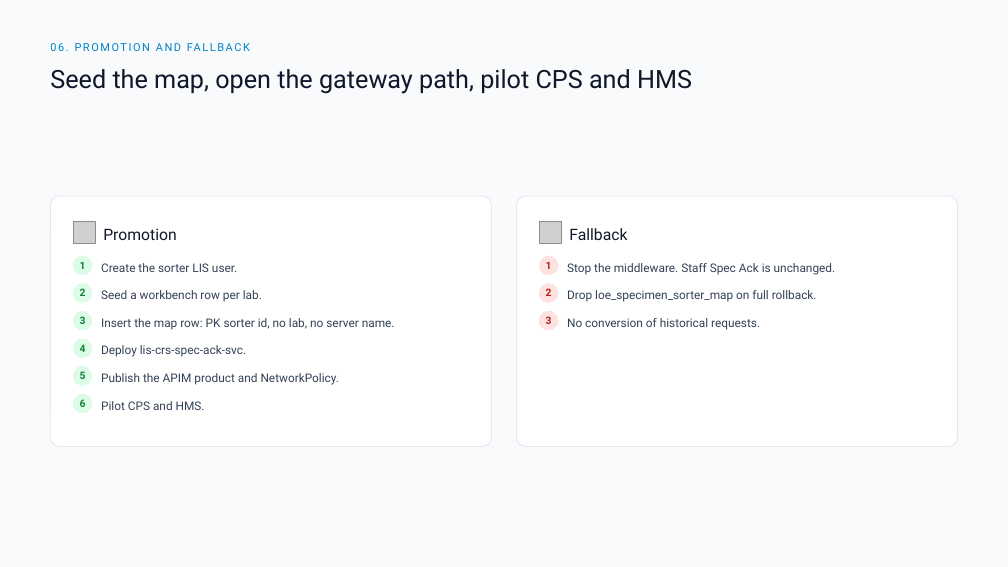
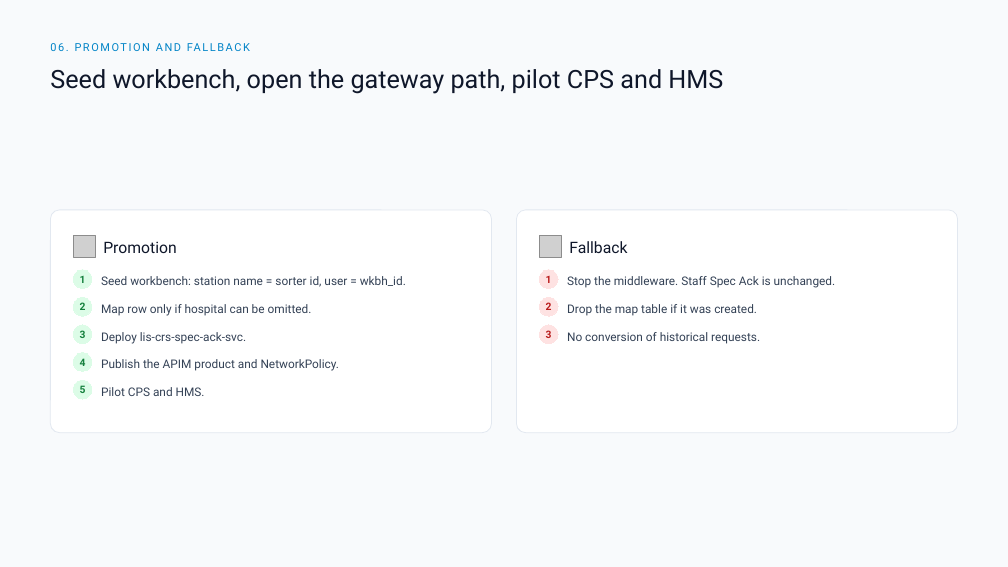
Before and after one commit to DragonChong/HA-Notes, a slide deck: slide 12 of SDLC/Projects/TMP-specimen-sorter-api — Specimen Sorter API/assets/Specimen Sorter API v3.pptx. Drawn at 1008x567 pixels with LibreOffice and Linux fonts; fonts in the diff are those of the drawing; grey boxes stand for pictures. Boxes give left, top, right and bottom in pixels: in the first picture for what was removed or moved away, otherwise in the second. Text is boxed around its words. In the diff, an @@ line names an element or a change of style, - is before the commit and + after.

```diff
--- a/SDLC/Projects/TMP-specimen-sorter-api — Specimen Sorter API/assets/Specimen Sorter API v3.pptx
+++ b/SDLC/Projects/TMP-specimen-sorter-api — Specimen Sorter API/assets/Specimen Sorter API v3.pptx
@@ text at bbox=[50, 69, 723, 94]: text changed @@
-Seed the map, open the gateway path, pilot CPS and HMS
+Seed workbench, open the gateway path, pilot CPS and HMS
@@ rounded rectangle: place and size @@
-rounded rectangle at bbox=[51, 196, 492, 446]
+rounded rectangle at bbox=[51, 210, 492, 433]
@@ rounded rectangle at bbox=[51, 210, 492, 433]: proportions changed @@
@@ rounded rectangle at bbox=[516, 210, 957, 433]: proportions changed @@
@@ rounded rectangle: place and size @@
-rounded rectangle at bbox=[516, 196, 957, 446]
+rounded rectangle at bbox=[516, 210, 957, 433]
@@ text at bbox=[101, 276, 406, 287]: text changed @@
-Create the sorter LIS user.
+Seed workbench: station name = sorter id, user = wkbh_id.
@@ text at bbox=[101, 304, 312, 316]: text changed @@
-Seed a workbench row per lab.
+Map row only if hospital can be omitted.
@@ text removed at bbox=[101, 318, 395, 330] @@
-Insert the map row: PK sorter id, no lab, no server name.
@@ 8 ellipses, 4 texts, 2 pictures: place and size @@
-8 ellipses, 4 texts, 2 pictures at bbox=[73, 222, 836, 386]
+8 ellipses, 4 texts, 2 pictures at bbox=[73, 235, 836, 399]
@@ text at bbox=[567, 304, 757, 316]: text changed @@
-Drop loe_specimen_sorter_map on full rollback.
+Drop the map table if it was created.
@@ 3 texts: place and size @@
-3 texts at bbox=[101, 345, 340, 410]
+3 texts at bbox=[101, 332, 340, 396]
@@ ellipse removed at bbox=[73, 394, 92, 413] @@
-6
```
Also in this commit, not shown: 3 other slides changed, 1 slide added, 1 slide removed, 5 other files.
